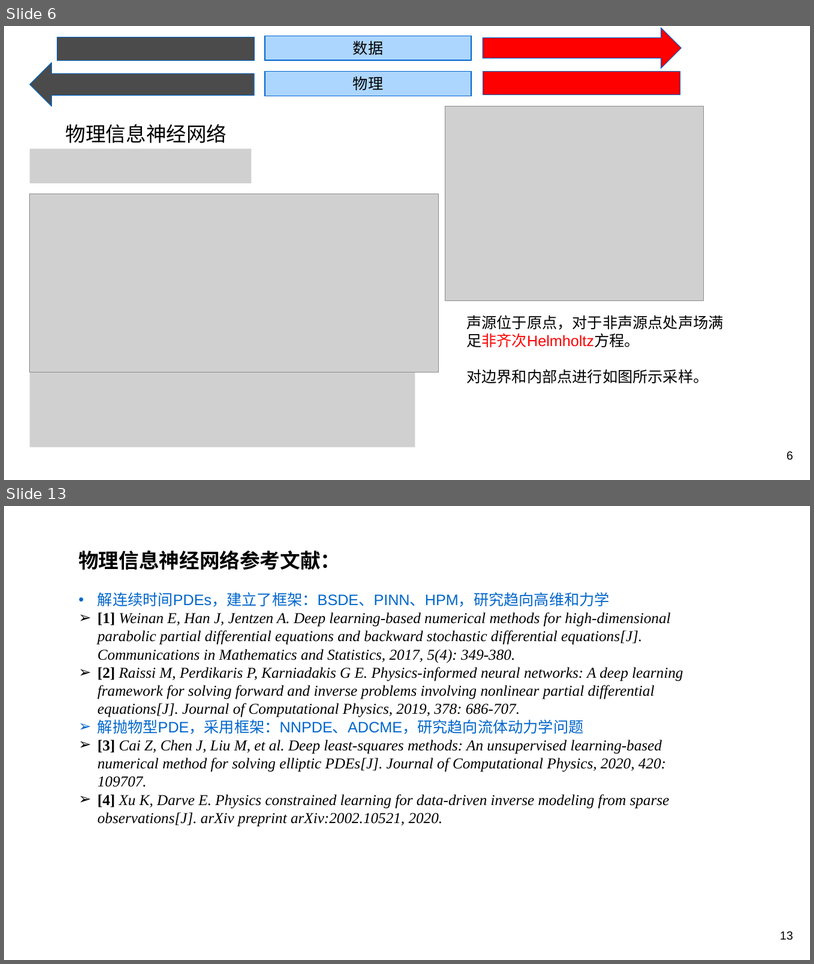
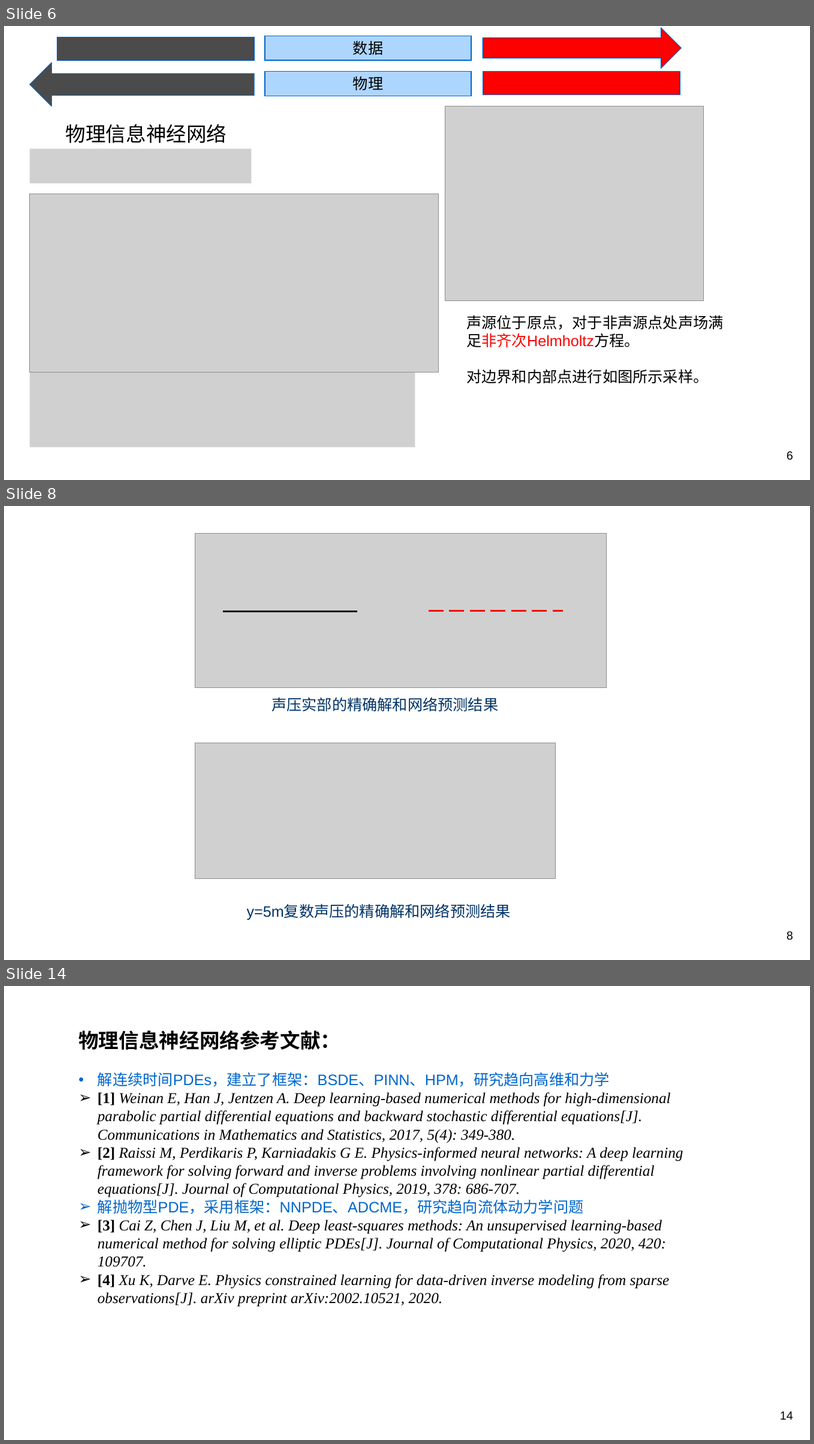
Before and after one commit to MouXuanKang/SoundFieldINN, a slide deck: Presentation.pptx. Shown one above the other, each under a label of ours: slides 6 and 13 before the commit, slides 6, 8 and 14 after it; the slides between them are not shown. The pictures are 814x964 and 814x1444 pixels, drawn with LibreOffice and Linux fonts; fonts in the diff are those of the drawing; grey boxes stand for pictures; background and template pictures are left out. Boxes give left, top, right and bottom in pixels: in the first picture for what was removed or moved away, otherwise in the second. Text is boxed around its words. In the diff, an @@ line names an element or a change of style, - is before the commit and + after.

```diff
--- a/Presentation.pptx
+++ b/Presentation.pptx
@@ slide 8 added at bbox=[4, 506, 810, 960], background picture (left out) @@
@@ picture added at bbox=[195, 533, 607, 687] @@
@@ line added from (223, 611) to (357, 611), #0D0D0D 2.25 pt @@
@@ line added from (429, 610) to (564, 610), #FF0000 2.25 pt dashed @@
@@ text added at bbox=[272, 697, 498, 711], 18 pt, text #003366 @@
+声压实部的精确解和网络预测结果
@@ picture added at bbox=[195, 743, 557, 879] @@
@@ text added at bbox=[247, 904, 511, 920], 18 pt, text #003366 @@
+y=5m复数声压的精确解和网络预测结果
@@ page number added at bbox=[787, 931, 794, 940], 14 pt, text #000000 @@
+8
@@ what was slide 13 is now slide 14 @@
@@ page number at bbox=[780, 1411, 794, 1419]: text changed @@
-13
+14
```
Also in this commit, not shown: 10 slides changed.
